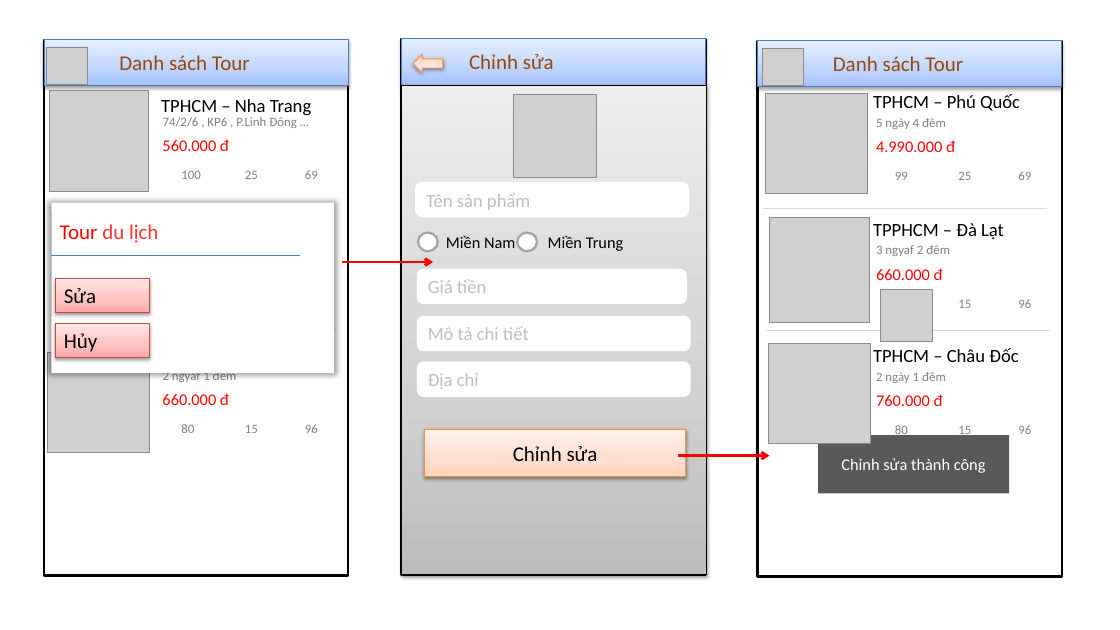
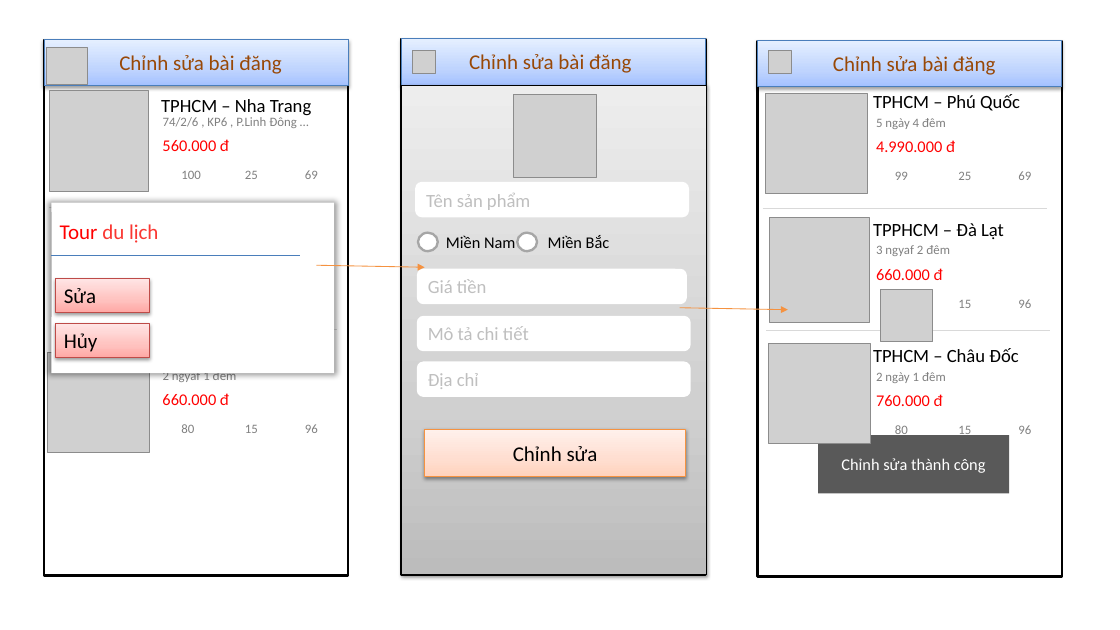
Before and after one commit to conghoangv624/Chuy-n-dd-nh-m-6, a slide deck: slide 19 of Document/CD1-Nhom6-Full.pptx. Drawn at 1120x630 pixels with LibreOffice and Linux fonts; fonts in the diff are those of the drawing; grey boxes stand for pictures; background and template pictures are left out. Boxes give left, top, right and bottom in pixels: in the first picture for what was removed or moved away, otherwise in the second. Text is boxed around its words. In the diff, an @@ line names an element or a change of style, - is before the commit and + after.

```diff
--- a/Document/CD1-Nhom6-Full.pptx
+++ b/Document/CD1-Nhom6-Full.pptx
@@ text at (x1=119, y1=55, x2=282, y2=74): text changed @@
-Danh sách Tour
+Chỉnh sửa bài đăng
@@ right arrow removed at (x1=413, y1=55, x2=444, y2=73) @@
@@ picture added at (x1=413, y1=51, x2=435, y2=74) @@
@@ text at (x1=469, y1=54, x2=632, y2=73): text changed @@
-Chỉnh sửa
+Chỉnh sửa bài đăng
@@ picture removed at (x1=763, y1=49, x2=804, y2=86) @@
@@ picture added at (x1=769, y1=50, x2=791, y2=73) @@
@@ text at (x1=833, y1=56, x2=996, y2=75): text changed @@
-Danh sách Tour
+Chỉnh sửa bài đăng
@@ text at (x1=548, y1=235, x2=610, y2=248): text changed @@
-Miền Trung
+Miền Bắc
@@ arrow moved from (342, 262) - (434, 262) to (317, 266) - (425, 267) @@
@@ arrow (317, 266) - (425, 267): stroke #FF0000 2.25 pt to #F69240 0.75 pt; arrowheads changed @@
@@ arrow added from (680, 308) to (788, 310), #F69240 0.75 pt @@
@@ arrow removed from (678, 456) to (770, 456) @@
```
Also in this commit, not shown: 15 other slides changed, 4 slides added, 3 slides removed.
